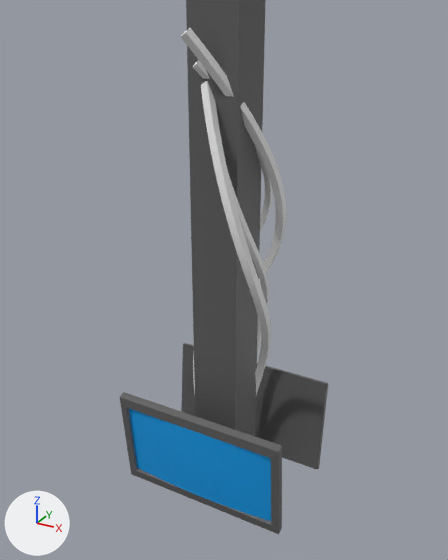
Renders of the FBX model Assets/Models/Screens/Screens.fbx from each side of a commit.
One viewpoint serves both versions: a camera (50 mm lens) standing at (11.1, -20.4, 26.0) and looking at (-0.5, 0.8, 15.3). The lights are fixed; the arrows at lower left show +X, +Y and +Z. Where no turn or scale is listed for an object, it has been applied to the vertices. Vertices at the same position are counted once.
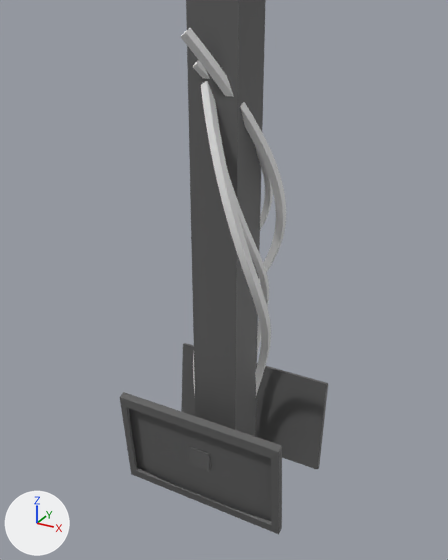
Changed parts and their boxes [x1, y1, x2, y2] in the pictures (448 x 560 px):
'Screens', reshaped (not visible afterwards)
    before: [129, 409, 271, 521]

The change, as a list of edits to the scene's bpy script:
```text
Change me_circle_005:
    where me_circle_005.from_pydata(...)  # 578 vertices, 512 faces; spans x -3.45..3.45, y -2.7..2.7, z -1.86..1.88
    used by ob_screens; location = (0.0, 0.0, 8.19)
    me_circle_005 part 1: the loose piece of 289 vertices spanning x -3.45..3.45, y -2.7..-2.25, z -1.86..1.88 is deleted
```
